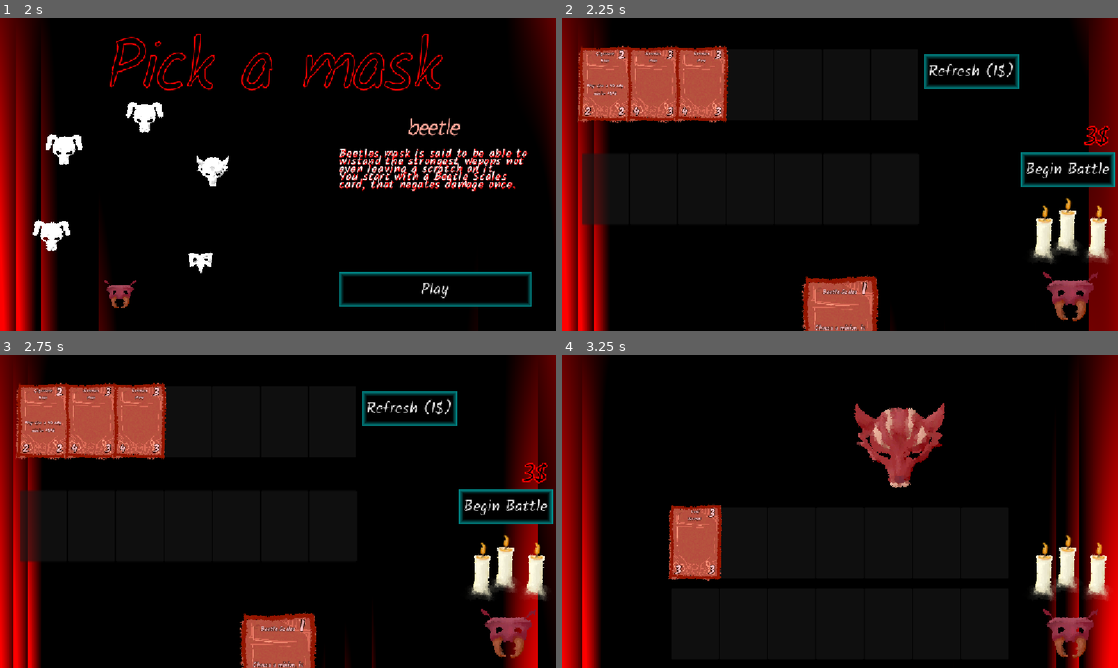
Above: before the commit, frames 1-4 (two rows, left to right).
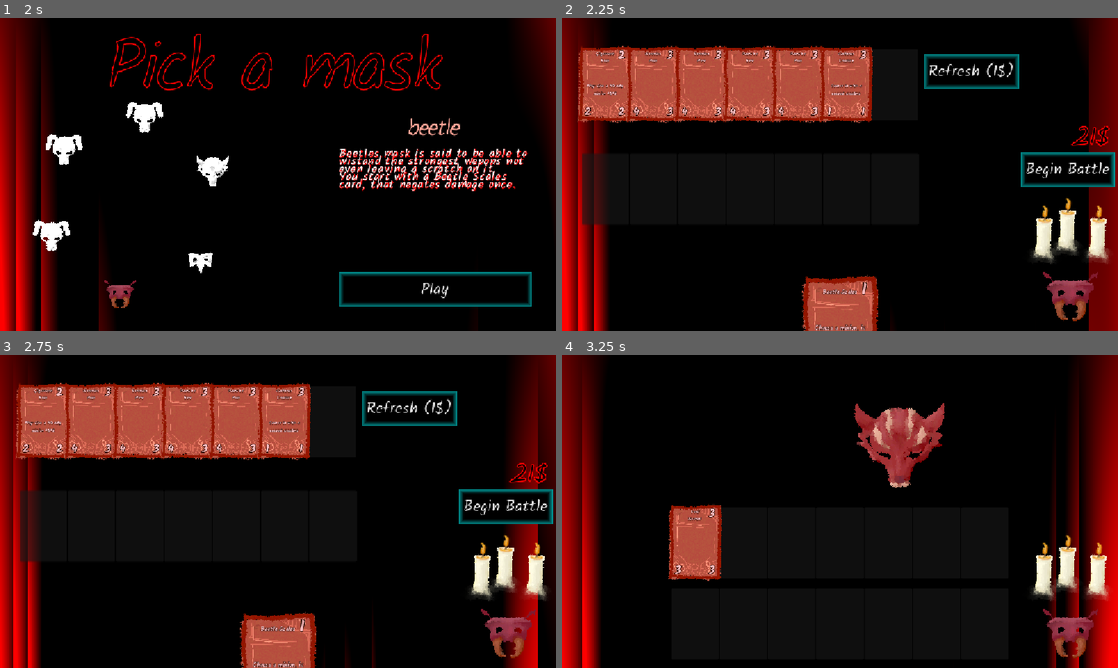
Above: after the commit, the same moments.

Repository: officialErnests/deus-ex-epidemia
Game: Godot game, scene res://Scenes/menus/main_menu.tscn
The game is run twice, just before and just after one commit, with the same random seed, the same clock (stepped at 60 frames per second) and the same inputs.
Inputs (mouse positions are in pixels of both pictures, inside the frame that each line leads up to):
- Up to frame 1 (2 s): click "PLAY" at 0.5 s; click (255, 287) at 1.25 s
- Up to frame 2 (2.25 s): click "Play" at 2 s
- Up to frame 3 (2.75 s): no input
- Up to frame 4 (3.25 s): click "Begin Battle" at 2.75 s

Frame 1 is identical in both runs. In frame 2, 6.3% of the frame differs, in the area x 28-97%, y 8-41%; in frame 3, 6.3%; in frame 4, nothing differs.

Commit message:
trump is fixed

Diff:
--- a/Game.gd
+++ b/Game.gd
@@ -10,11 +10,11 @@
 var card_piles={}
 var card_pools={}
 var default_variable={
-	"Max Gold":2,
+	"Max Gold":20,
 	"Max Gold Gain Left":8,
 	"Gold":0,
 	"Candles":3,
-	"Shop Card Count":3,
+	"Shop Card Count":6, #change to 3 later
 	"Floor":-1,
 }
 var variable=default_variable.duplicate()
@@ -191,13 +191,35 @@
 
 		if UI["Type"]=="Battle":
 			var new_card=raw_create_card(processed_effect["Creature Data"])
+			var selected_place=[]
+			var _team=[]
 			if processed_effect["Card Parent"].team==0:
-				if len(battle.friendly_team)<7:
-					#battle.warbrand_slots[]
-					battle.friendly_team.insert(battle.friendly_team.find(processed_effect["Card Parent"]),new_card)
+				selected_place=battle.warbrand_slots
+				_team=battle.friendly_team
 			else:
-				if len(battle.enemy_team)<7:
-					battle.enemy_team.insert(battle.enemy_team.find(processed_effect["Card Parent"]),new_card)
+				selected_place=battle.enemy_slots
+				_team=battle.enemy_team
+			var start_pos=-1
+			for i in range(7):
+				if processed_effect["Card Parent"]==selected_place[i].card_held:
+					start_pos=i
+
+			if start_pos==-1:
+				negate_effect(processed_effect["Trigger Key"])
+				return
+
+			var placed=false
+			for i in range(7):
+				if selected_place[(start_pos+i)%7].card_held==null:
+					selected_place[(start_pos+i)%7].card_held=new_card
+					new_card.holder=selected_place[(start_pos+i)%7]
+					_team.append(new_card)
+					print("placed at: ",i)
+					placed=true
+					break
+			if not placed:
+				chl("Card Not Summoned")
+				remove_card(new_card)
 		elif UI["Type"]=="Shop":
 			var start_pos=0
 			for i in range(len(root.warbrand_slots)):
@@ -210,6 +232,7 @@
 					var new_card=raw_create_card(processed_effect["Creature Data"])
 					root.warbrand_slots[(start_pos+i)%7].card_held=new_card
 					new_card.holder=root.warbrand_slots[(start_pos+i)%7]
+
 					break
 			#for iter_child in root.warbrand_slots:
 	elif processed_effect["Type"]=="Destroy Card":
@@ -263,6 +286,7 @@
 		chl("Unknown Effect: "+processed_effect,debug_c.BUG_REPORT)
 	effect_stack.pop_at(0)
 func negate_effect(effect_key):
+	chl("Negating Effect With Key: ",effect_key)
 	for effect in effect_stack:
 		if effect["Trigger Key"]==effect_key:
 			effect_stack.erase(effect)
@@ -337,7 +361,13 @@
 	card_piles[from_pile].card_pile.pop_front()
 	card_piles[to_pile].card_pile.append(drawn_card)
 	drawn_card.changed_card_pile()
-
+func remove_card(card):
+	if card.holder!=null:
+		card.holder.card_held=null
+	if card.belongs_to_pile!=null:
+		card_piles[card.belongs_to_pile].card_pile.erase(card)
+	existing_cards.erase(card)
+	card.queue_free()
 func shop_add_pool(pool_name):
 	if not pool_name in shop_pools:
 		shop_pools.append(pool_name)
@@ -542,13 +572,7 @@
 		var new_card=create_new_card(shop_card_pool[randi_range(0,len(shop_card_pool)-1)])
 		new_card.location="Shop"
 		root.shop_slots[i].card_held=new_card
-func remove_card(card):
-	if card.holder!=null:
-		card.holder.card_held=null
-	if card.belongs_to_pile!=null:
-		card_piles[card.belongs_to_pile].card_pile.erase(card)
-	existing_cards.erase(card)
-	card.queue_free()
+
 var card_holder_where_a_card_is_placed=null
 var apex_card_battle_flag=false
 var WeHaveSelectedACardOnField=false
--- a/Save Data/Player Runs/alpha.json
+++ b/Save Data/Player Runs/alpha.json
@@ -1,108 +1,174 @@
 {
-	"Battles":[
+	"Battles": [
 		[
 			{
-				"1":{
-						"Effects":[],
-						"Type":1,
-						"Attack":3,
-						"Health":3,
-						"Cost":3,
-						"Name":"Devil",
-						"Description":""
-					}
+				"1": {
+					"Attack": 3.0,
+					"Cost": 3.0,
+					"Description": "",
+					"Effects": [],
+					"Health": 3.0,
+					"Name": "Devil",
+					"Type": 1.0
+				}
+			},
+			{
+				"1": {
+					"Attack": 2.0,
+					"Cost": 3.0,
+					"Description": "When attacking, summons a 2/1 Elon Musk",
+					"Dev Comment": "https://www.thetoptens.com/people/worst-people-history/",
+					"Effects": [
+						{
+							"Effect List": [
+								{
+									"Creature Data": {
+										"Attack": 1.0,
+										"Cost": 1.0,
+										"Description": "",
+										"Effects": [],
+										"Health": 2.0,
+										"Name": "Elon Musk",
+										"Pool": "I",
+										"Tribe": "Villain",
+										"Type": 1.0
+									},
+									"Type": "Summon Creature"
+								}
+							],
+							"Trigger": "Attacking"
+						}
+					],
+					"Health": 4.0,
+					"Name": "Donald Trump",
+					"Playable": 1.0,
+					"Pool": "II",
+					"Tribe": "Villain",
+					"Type": 1.0
+				},
+				"2": {
+					"Attack": 2.0,
+					"Cost": 3.0,
+					"Description": "When attacking, summons a 2/1 Elon Musk",
+					"Dev Comment": "https://www.thetoptens.com/people/worst-people-history/",
+					"Effects": [
+						{
+							"Effect List": [
+								{
+									"Creature Data": {
+										"Attack": 1.0,
+										"Cost": 1.0,
+										"Description": "",
+										"Effects": [],
+										"Health": 2.0,
+										"Name": "Elon Musk",
+										"Pool": "I",
+										"Tribe": "Villain",
+										"Type": 1.0
+									},
+									"Type": "Summon Creature"
+								}
+							],
+							"Trigger": "Attacking"
+						}
+					],
+					"Health": 4.0,
+					"Name": "Donald Trump",
+					"Playable": 1.0,
+					"Pool": "II",
+					"Tribe": "Villain",
+					"Type": 1.0
+				}
 			}
 		],
 		[
 			{
-				"1":
-					{
-						"Effects":[],
-						"Type":1,
-						"Attack":5,
-						"Health":2,
-						"Cost":2,
-						"Name":"Romeo",
-						"Description":"Lover Of Juliet"
-					},
-				"2":
-					{
-						"Effects":[],
-						"Type":1,
-						"Attack":2,
-						"Health":5,
-						"Cost":2,
-						"Name":"Juli Eta",
-						"Description":"Lover of Romeo"
-					}
-			}
-		],
-		 [
-			{
-				"1":{
-						"Effects":[],
-						"Type":1,
-						"Attack":4,
-						"Health":1,
-						"Buffer":3,
-						"Cost":2,
-						"Name":"True Achiles",
-						"Description":"Can't Be Killed (Easily)"
-					}
-			}
-		],
-		 [
-			{
-				"1":{
-						"Effects":[],
-						"Type":1,
-						"Attack":10,
-						"Health":10,
-						"Cost":2,
-						"Name":"Zeus",
-						"Description":""
+				"1": {
+					"Attack": 5.0,
+					"Cost": 2.0,
+					"Description": "Lover Of Juliet",
+					"Effects": [],
+					"Health": 2.0,
+					"Name": "Romeo",
+					"Type": 1.0
+				},
+				"2": {
+					"Attack": 2.0,
+					"Cost": 2.0,
+					"Description": "Lover of Romeo",
+					"Effects": [],
+					"Health": 5.0,
+					"Name": "Juli Eta",
+					"Type": 1.0
 				}
 			}
 		],
-		 [
+		[
 			{
-				"1":{
-						"Effects":[{
-							"Trigger":"Attacking",
-							"Effect List":[
+				"1": {
+					"Attack": 4.0,
+					"Buffer": 3.0,
+					"Cost": 2.0,
+					"Description": "Can't Be Killed (Easily)",
+					"Effects": [],
+					"Health": 1.0,
+					"Name": "True Achiles",
+					"Type": 1.0
+				}
+			}
+		],
+		[
+			{
+				"1": {
+					"Attack": 10.0,
+					"Cost": 2.0,
+					"Description": "",
+					"Effects": [],
+					"Health": 10.0,
+					"Name": "Zeus",
+					"Type": 1.0
+				}
+			}
+		],
+		[
+			{
+				"1": {
+					"Attack": 5.0,
+					"Buffer": 1.0,
+					"Cost": 4.0,
+					"Description": "",
+					"Effects": [
+						{
+							"Effect List": [
 								{
-									"Type":"Get Neighbours",
-									"Target":"@Defender",
-									"Variable Name":"Thor Neighbours"
+									"Target": "@Defender",
+									"Type": "Get Neighbours",
+									"Variable Name": "Thor Neighbours"
 								},
 								{
-									"Type":"Deal Damage",
-									"Target":"Thor Neighbours",
-									"Value":"!Attack"
+									"Target": "Thor Neighbours",
+									"Type": "Deal Damage",
+									"Value": "!Attack"
 								}
-							]
-						}],
-						"Type":1,
-						"Attack":5,
-						"Health":4,
-						"Buffer":1,
-						"Cost":4,
-						"Name":"Thor",
-						"Description":""
+							],
+							"Trigger": "Attacking"
+						}
+					],
+					"Health": 4.0,
+					"Name": "Thor",
+					"Type": 1.0
 				},
-				"2":{
-						"Effects":[],
-						"Type":1,
-						"Attack":2,
-						"Health":20,
-						"Taunt":1,
-						"Cost":4,
-						"Name":"Loki",
-						"Description":""
+				"2": {
+					"Attack": 2.0,
+					"Cost": 4.0,
+					"Description": "",
+					"Effects": [],
+					"Health": 20.0,
+					"Name": "Loki",
+					"Taunt": 1.0,
+					"Type": 1.0
 				}
 			}
-
 		]
 	]
-
 }
